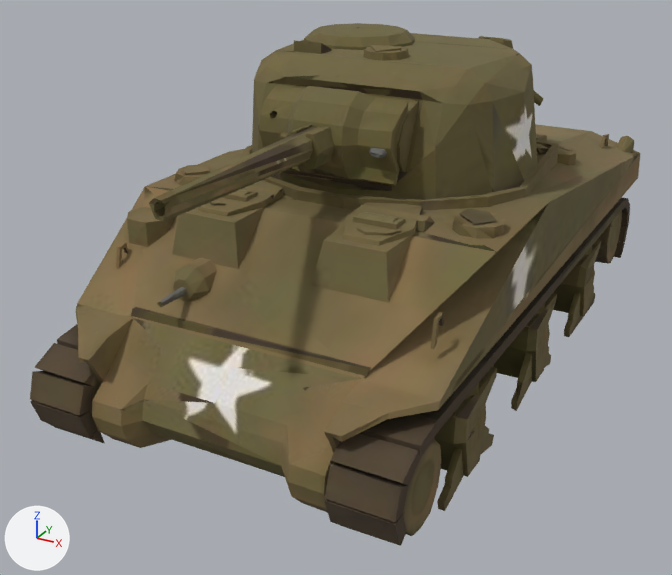
Two versions of the glTF model web/public/pezzi/sicily_us_armor_0.glb, one commit apart.
Both versions are drawn from a 50 mm camera at (0.618, -1.317, 0.751) aimed at (-0.059, -0.086, 0.135). The axes (+X, +Y, +Z) are drawn at lower left. The lights are the same throughout. The older version comes first. Vertices at exactly the same position are counted once.

Names of what the first picture shows: 'geometry_0'.
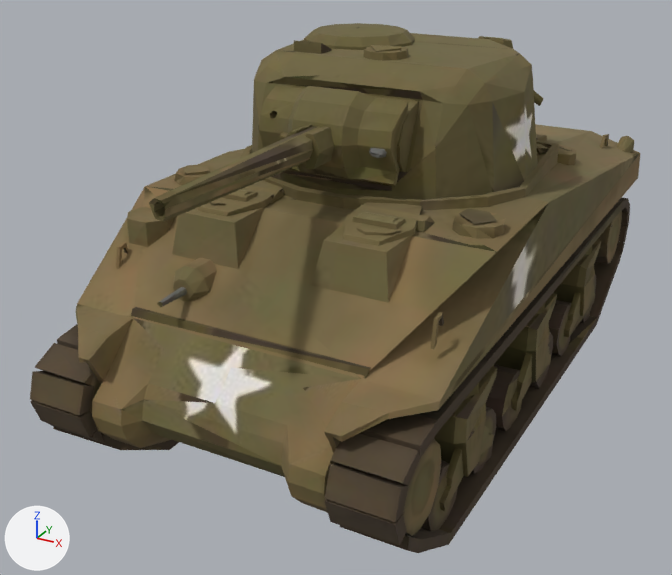
The newer file is also rescaled (x0.919), turned or shifted as a whole; pictures and numbers use the older file's frame.

The change, as a diff of the scene's bpy script:
```diff
--- a/web/public/pezzi/sicily_us_armor_0.glb.py
+++ b/web/public/pezzi/sicily_us_armor_0.glb.py
@@ me_geometry_0 @@
 # used by ob_geometry_0; location = (0.0, 0.0, 0.0)
-me_geometry_0.from_pydata(...)  # 1810 vertices, 3212 faces; spans x -0.276..0.276, y -0.579..0.579, z 0.0..0.535
+me_geometry_0.from_pydata(...)  # 2157 vertices, 3850 faces; spans x -0.278..0.276, y -0.579..0.579, z -0.047..0.535
+# me_geometry_0 part 1: 174 vertices added at x -0.278..-0.184, y -0.524..0.516, z -0.047..0.06
+# me_geometry_0 part 2: 173 vertices added at x 0.184..0.273, y -0.52..0.517, z -0.047..0.073
 me_geometry_0.materials.append(mat_figura)
```

Location of each change, (x1, y1, x2, y2) in pixels of the pictures (672 x 575 px):
'geometry_0', reshaped
    before: (30, 23, 640, 546)
    after: (30, 23, 640, 553)
part 1 of me_geometry_0, added
    after: (53, 427, 179, 450)
part 2 of me_geometry_0, added
    after: (340, 251, 621, 553)
